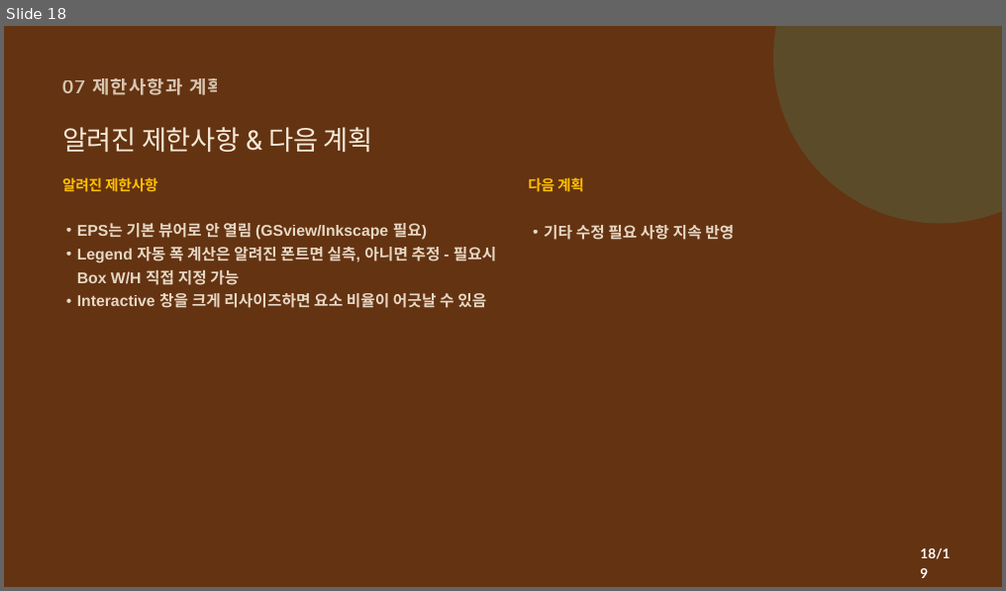
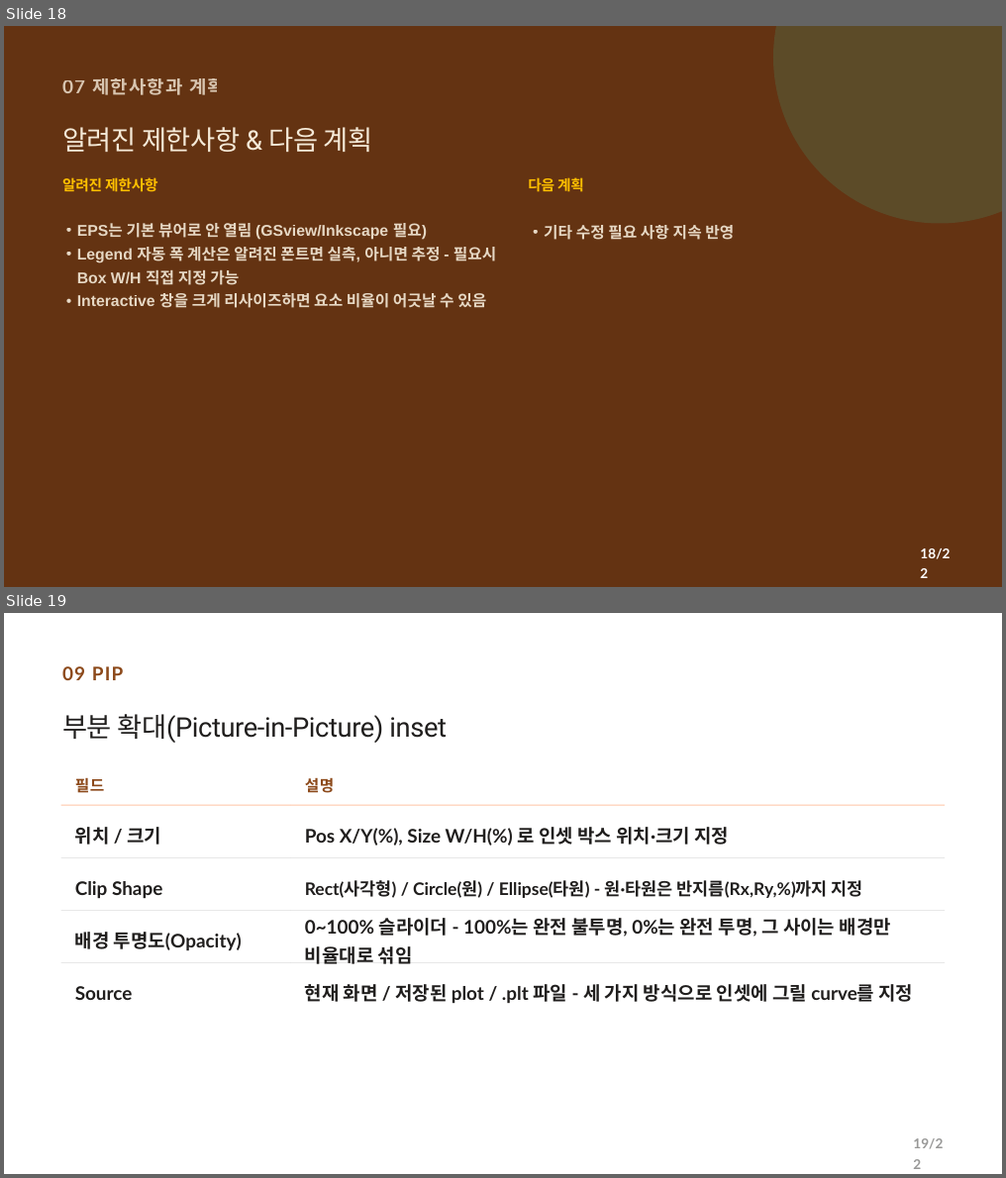
Before and after one commit to CWKIM113/CathPlot_Pub, a slide deck: CathPlot_발표.pptx. Shown one above the other, each under a label of ours: slide 18 before the commit, slides 18 and 19 after it. The pictures are 1006x591 and 1006x1178 pixels, drawn with LibreOffice and Linux fonts; fonts in the diff are those of the drawing. Boxes give left, top, right and bottom in pixels: in the first picture for what was removed or moved away, otherwise in the second. Text is boxed around its words. In the diff, an @@ line names an element or a change of style, - is before the commit and + after.

```diff
--- a/CathPlot_발표.pptx
+++ b/CathPlot_발표.pptx
@@ slide 19 added at [4, 613, 1002, 1174], background #FFFFFF @@
@@ text added at [62, 666, 123, 680], 27 pt, text #8C491A, bold @@
+09 PIP
@@ text added at [62, 714, 447, 743], 39 pt, text #201E1D @@
+부분 확대(Picture-in-Picture) inset
@@ text added at [75, 777, 105, 793], 22.5 pt, text #8C491A, bold @@
+필드
@@ text added at [305, 778, 335, 793], 22.5 pt, text #8C491A, bold @@
+설명
@@ rectangle added at [61, 805, 291, 806], fill #FFC6A5 @@
@@ rectangle added at [291, 805, 944, 806], fill #FFC6A5 @@
@@ text added at [75, 827, 161, 845], 27 pt, text #201E1D, bold @@
+위치 / 크기
@@ text added at [305, 827, 729, 846], 27 pt, text #201E1D, bold @@
+Pos X/Y(%), Size W/H(%) 로 인셋 박스 위치·크기 지정
@@ rectangle added at [61, 858, 291, 859], fill #1F1F1F at 16% opacity @@
@@ rectangle added at [291, 858, 944, 859], fill #1F1F1F at 16% opacity @@
@@ text added at [75, 881, 162, 898], 27 pt, text #201E1D, bold @@
+Clip Shape
@@ text added at [305, 880, 863, 898], 25 pt, text #201E1D, bold @@
+Rect(사각형) / Circle(원) / Ellipse(타원) - 원·타원은 반지름(Rx,Ry,%)까지 지정
@@ rectangle added at [61, 910, 291, 911], fill #1F1F1F at 16% opacity @@
@@ text added at [75, 932, 242, 951], 27 pt, text #201E1D, bold @@
+배경 투명도(Opacity)
@@ rectangle added at [291, 910, 944, 911], fill #1F1F1F at 16% opacity @@
@@ text added at [305, 918, 891, 964], 27 pt, text #201E1D, bold @@
+0~100% 슬라이더 - 100%는 완전 불투명, 0%는 완전 투명, 그 사이는 배경만 비율대로 섞임
@@ rectangle added at [61, 962, 291, 963], fill #1F1F1F at 16% opacity @@
@@ rectangle added at [291, 962, 944, 963], fill #1F1F1F at 16% opacity @@
@@ text added at [75, 986, 133, 1000], 27 pt, text #201E1D, bold @@
+Source
@@ text added at [305, 984, 914, 1003], 27 pt, text #201E1D, bold @@
+현재 화면 / 저장된 plot / .plt 파일 - 세 가지 방식으로 인셋에 그릴 curve를 지정
@@ text added at [913, 1139, 943, 1150], 19.5 pt, text #1F1F1D at 45% opacity, bold @@
+19/22
@@ slide 18 changed as well @@
@@ text at [920, 549, 949, 560]: text changed @@
-18/19
+18/22
```
Also in this commit, not shown: 18 other slides changed, 2 other slides added, 1 other file.
